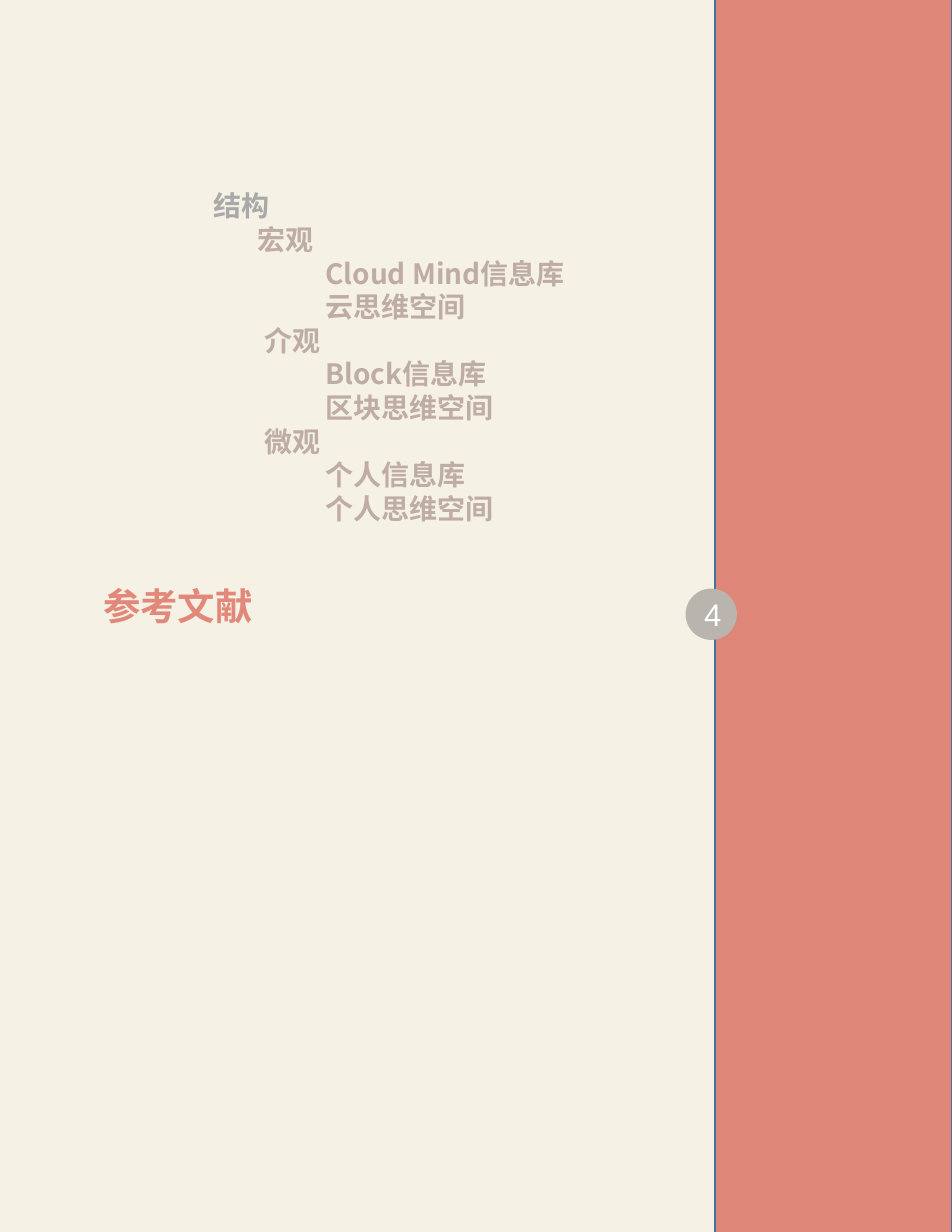
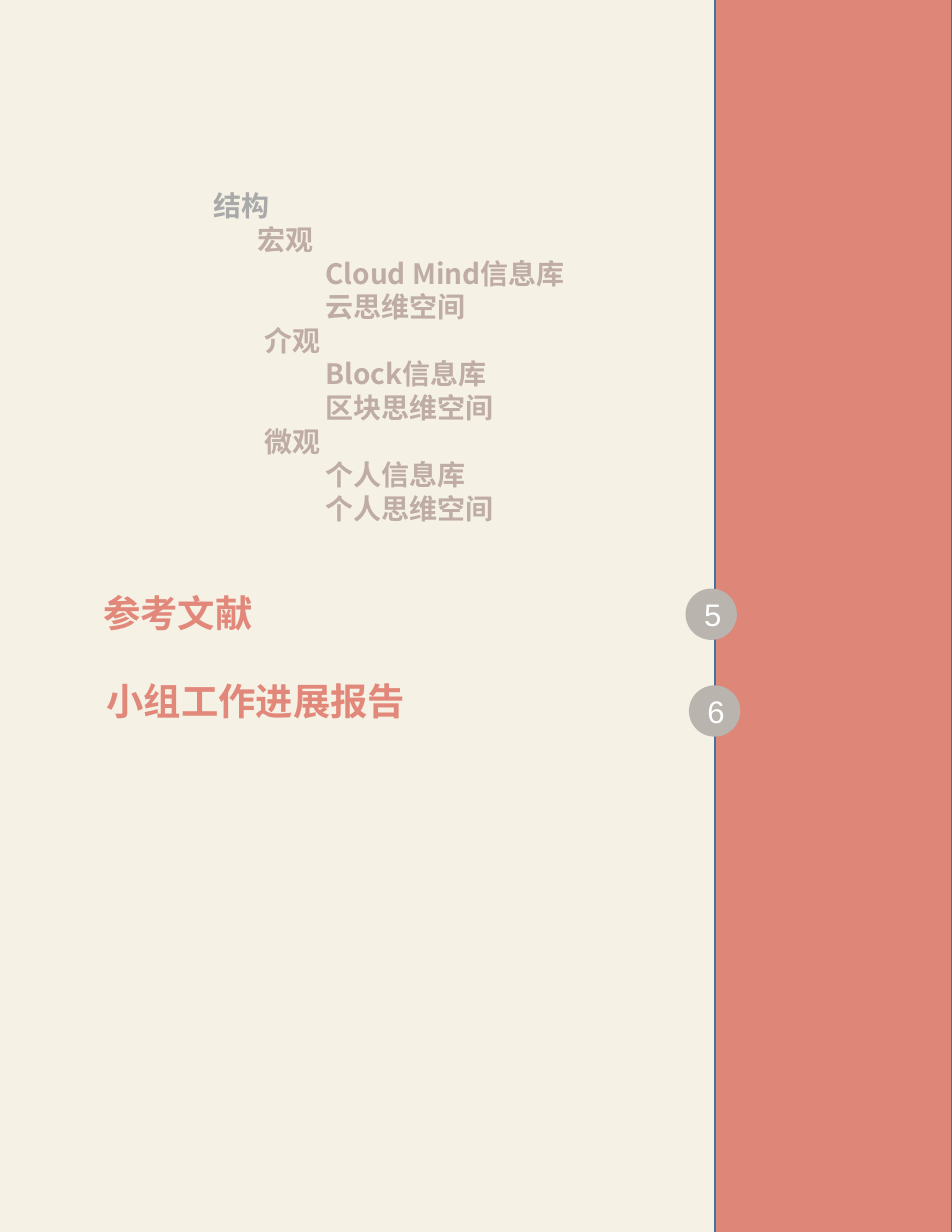
Before and after one commit to XLP-Based-Courses/-, a slide deck: slide 6 of 学习报告文本/学习报告模板.pptx (slide 7 before the commit). Drawn at 952x1232 pixels with LibreOffice and Linux fonts; fonts in the diff are those of the drawing. Boxes give left, top, right and bottom in pixels: in the first picture for what was removed or moved away, otherwise in the second. Text is boxed around its words. In the diff, an @@ line names an element or a change of style, - is before the commit and + after.

```diff
--- a/学习报告文本/学习报告模板.pptx
+++ b/学习报告文本/学习报告模板.pptx
@@ text "参考文献": place and size @@
-text "参考文献" at [103,588,252,623]
+text "参考文献" at [103,595,252,630]
@@ text in ellipse at [704,605,721,626]: text changed @@
-4
+5
@@ text added at [107,683,406,719], 24 pt, text #E2887A, bold @@
+小组工作进展报告
@@ ellipse added at [689,685,740,737], fill #B9B4AE, 20 pt, text #FFFFFF @@
+6
```
Also in this commit, not shown: 3 other slides changed, 1 slide added, 1 slide removed, 2 other files.
